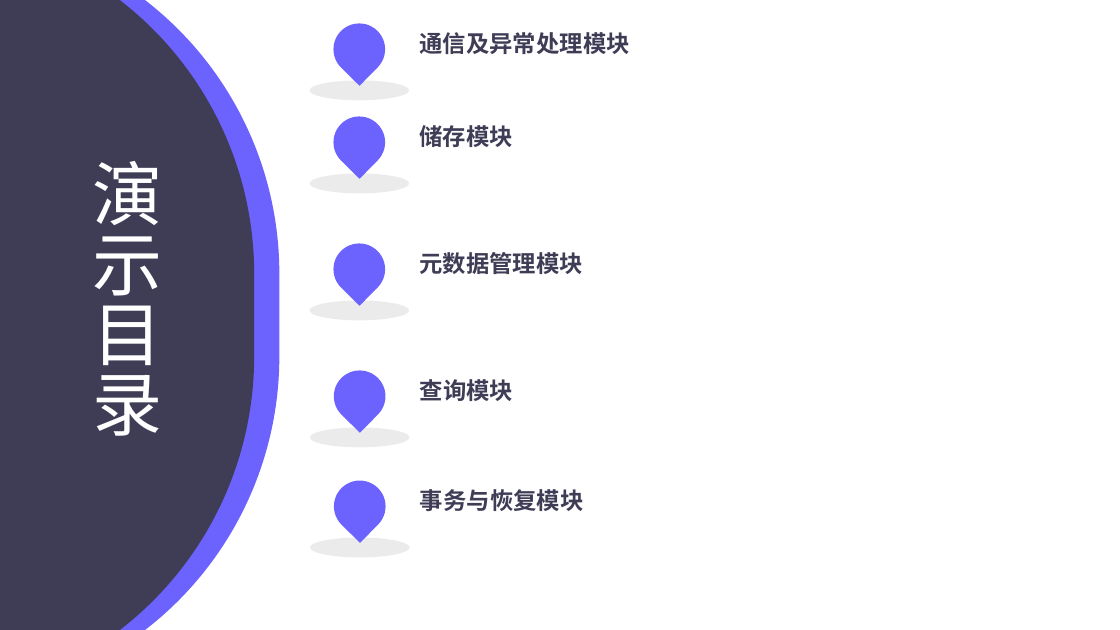
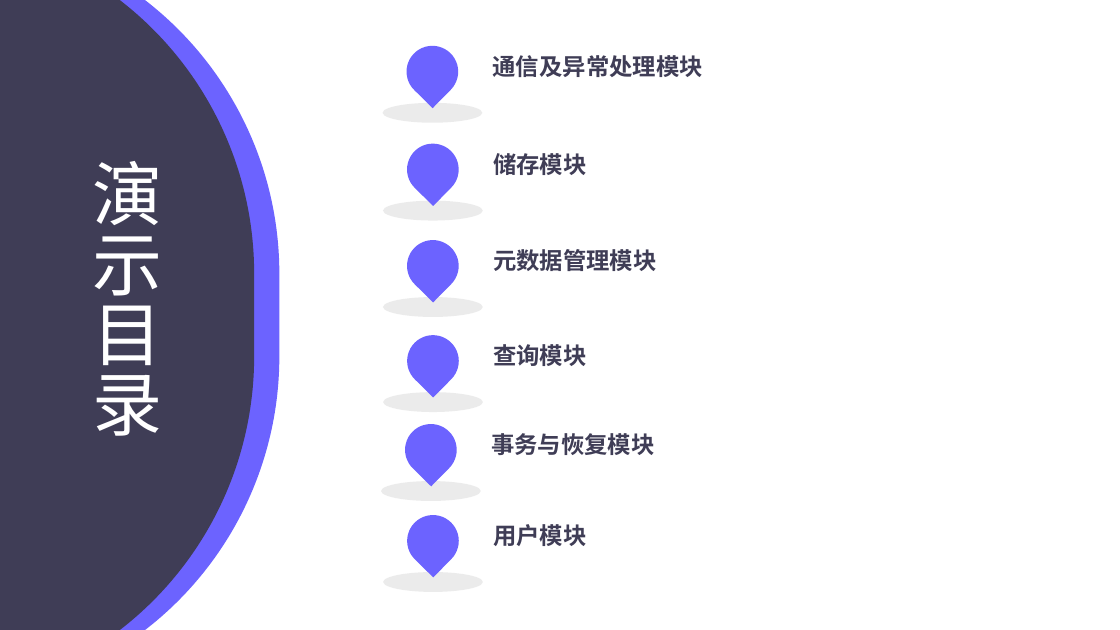
Before and after one commit to list17/thssDB, a slide deck: slide 2 of doc/pre/CourseDB-Pre.pptx. Drawn at 1120x630 pixels with LibreOffice and Linux fonts; fonts in the diff are those of the drawing; background and template pictures are left out. Boxes give left, top, right and bottom in pixels: in the first picture for what was removed or moved away, otherwise in the second. Text is boxed around its words. In the diff, an @@ line names an element or a change of style, - is before the commit and + after.

Commit message:
update pre/*.ppt

```diff
--- a/doc/pre/CourseDB-Pre.pptx
+++ b/doc/pre/CourseDB-Pre.pptx
@@ ellipse: place and size @@
-ellipse at [309, 81, 409, 101]
+ellipse at [382, 103, 482, 123]
@@ 2 texts, 2 teardrops, 1 ellipse: place and size @@
-2 texts, 2 teardrops, 1 ellipse at [309, 13, 630, 194]
+2 texts, 2 teardrops, 1 ellipse at [383, 36, 703, 221]
@@ 1 text, 1 ellipse, 1 teardrop: place and size @@
-1 text, 1 ellipse, 1 teardrop at [309, 233, 584, 321]
+1 text, 1 ellipse, 1 teardrop at [383, 230, 657, 318]
@@ 1 text, 1 ellipse, 1 teardrop: place and size @@
-1 text, 1 ellipse, 1 teardrop at [310, 360, 513, 448]
+1 text, 1 ellipse, 1 teardrop at [383, 325, 586, 413]
@@ 1 text, 1 teardrop, 1 ellipse: place and size @@
-1 text, 1 teardrop, 1 ellipse at [310, 470, 584, 558]
+1 text, 1 teardrop, 1 ellipse at [381, 414, 655, 502]
@@ teardrop added at [397, 504, 469, 577], fill #6C63FF @@
@@ text added at [493, 524, 586, 546], 20 pt, text #3F3D56, bold @@
+用户模块
@@ ellipse added at [383, 572, 483, 592], fill #D9D9D9 at 50% opacity @@
```
Also in this commit, not shown: 1 other slide changed, 1 slide added.
